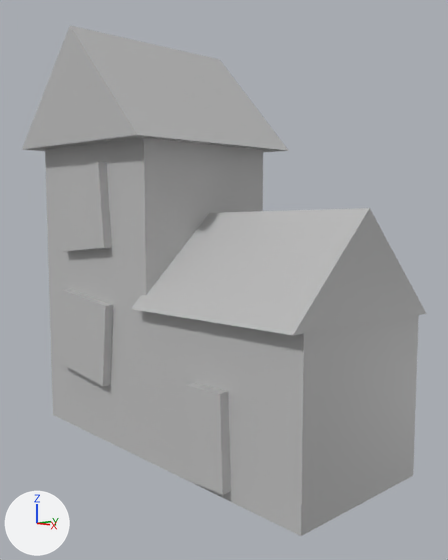
What one commit did to the Blender file Assets/Models/house.blend.
The view is the same before and after, from a camera (50 mm lens) standing at (6.0, -5.31, 4.21) and looking at (0.1, 0.17, 3.36). Lighting does not change. The marker at lower left points along +X, +Y and +Z.
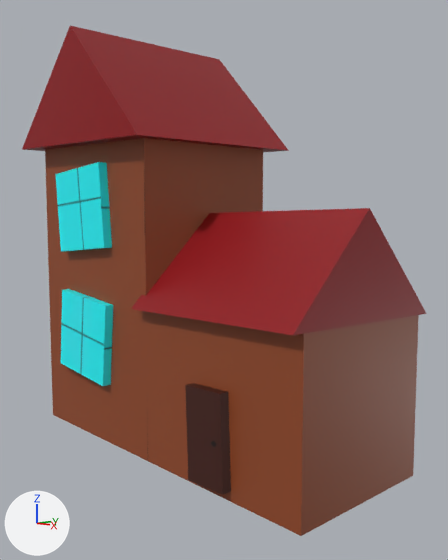
The newer file is also turned or shifted as a whole; pictures and numbers use the older file's frame.

Changed parts and their boxes [x1, y1, x2, y2] in the pictures (448 x 560 px):
'Cube', surface changed (grey to brown)
    both: [45, 138, 419, 536]
'Cube.002', surface changed (grey to red)
    both: [131, 208, 426, 335]
'Cube.001', surface changed (grey to red)
    both: [22, 26, 289, 152]
'Cube.003', surface changed (grey to brown)
    both: [185, 383, 231, 495]
'Cube.005', surface changed (grey to cyan)
    both: [55, 162, 112, 252]
'Cube.004', surface changed (grey to cyan)
    both: [61, 289, 113, 386]

The edits, one by one:
Picture 'house_texture' (img_house_texture) is new.
In material 'texture' (mat_texture), base_color is no longer (0.5, 0.5, 0.5), grey #bcbcbc.
In material 'texture' (mat_texture), texture is now set to img_house_texture.
